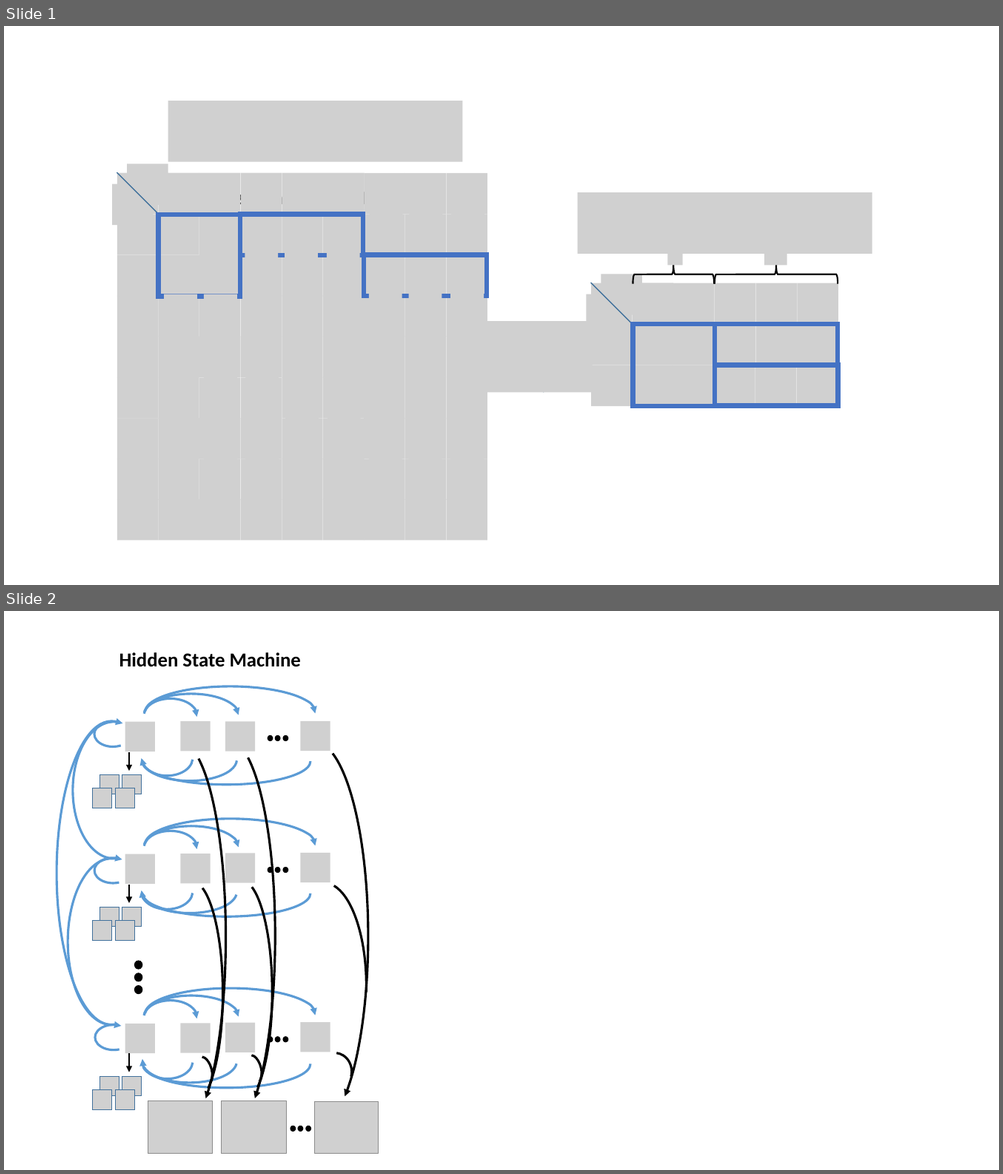
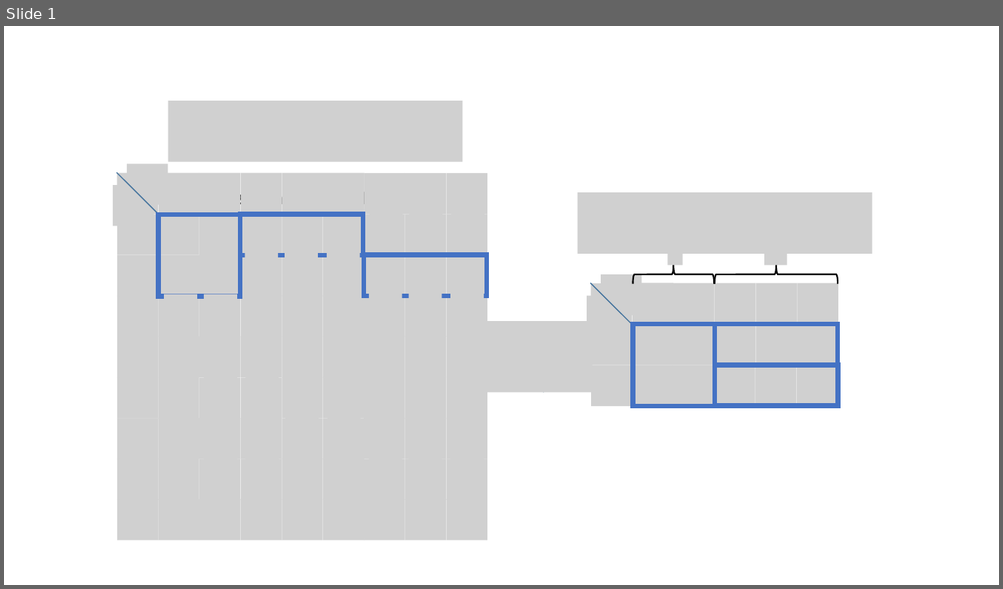
Before and after one commit to David-Taub/HOP-HMM, a slide deck: Help/Figures2.pptx. Shown one above the other, each under a label of ours: slides 1 and 2 before the commit, slide 1 after it. The pictures are 1003x1174 and 1003x589 pixels, drawn with LibreOffice and Linux fonts; fonts in the diff are those of the drawing; grey boxes stand for pictures. Boxes give left, top, right and bottom in pixels: in the first picture for what was removed or moved away, otherwise in the second. Text is boxed around its words. In the diff, an @@ line names an element or a change of style, - is before the commit and + after.

```diff
--- a/Help/Figures2.pptx
+++ b/Help/Figures2.pptx
@@ slide 2 removed at (4, 611, 999, 1170), background #FFFFFF @@
@@ group removed at (57, 652, 378, 1154): 33 arc (boxed as its full ellipse)s, 27 pictures, 15 ellipses, 3 arrows, 1 text @@
-Hidden State Machine
```
Also in this commit, not shown: 3 slides changed, 1 slide added, 2 other slides removed, 29 other files.
